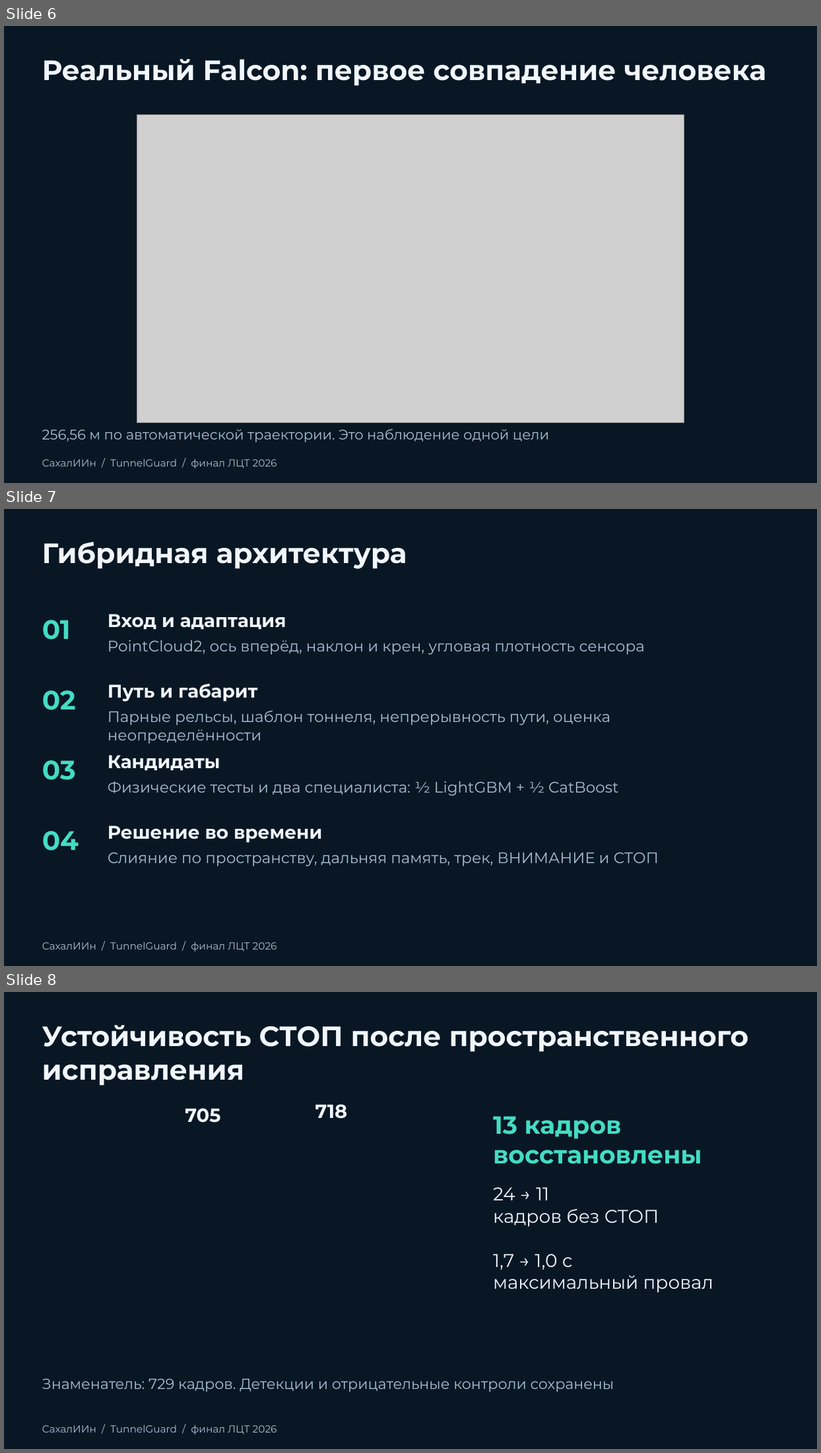
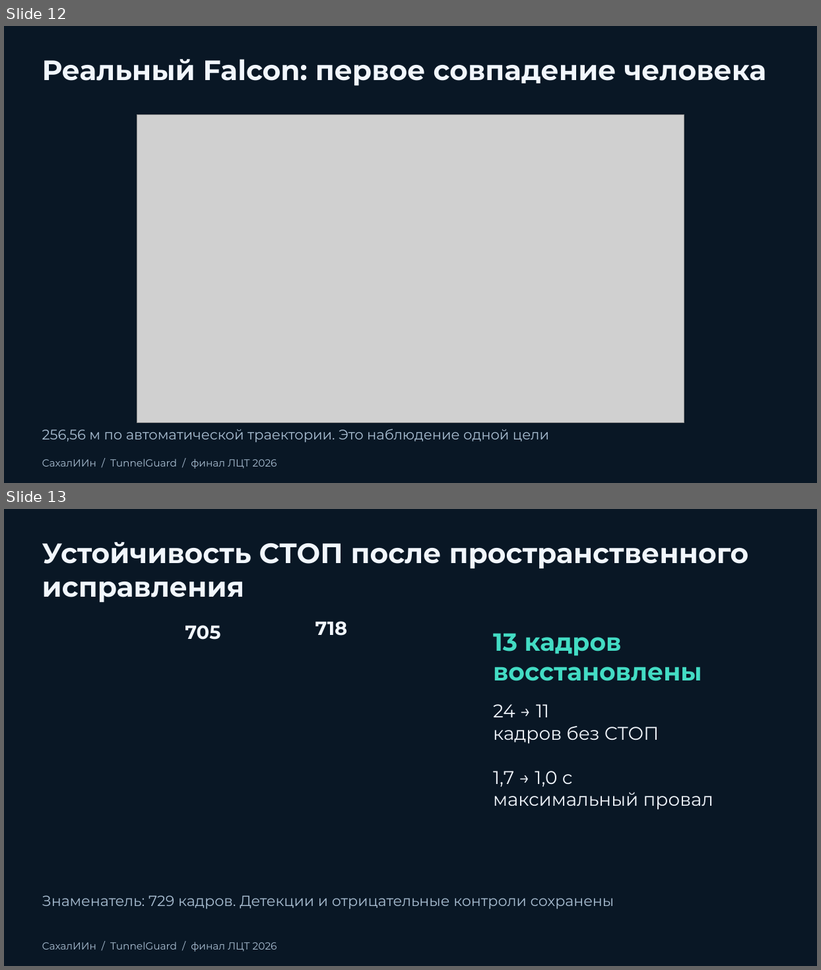
Before and after one commit to EhimenNathan/tunnelguard-lct2026, a slide deck: presentation/finals/СахалИИн_TunnelGuard_ЛЦТ2026_Финал_20261020_Подача.pptx. Shown one above the other, each under a label of ours: slides 6, 7 and 8 before the commit, slides 12 and 13 after it. The pictures are 821x1453 and 821x970 pixels, drawn with LibreOffice and Linux fonts; fonts in the diff are those of the drawing; grey boxes stand for pictures. Boxes give left, top, right and bottom in pixels: in the first picture for what was removed or moved away, otherwise in the second. Text is boxed around its words. In the diff, an @@ line names an element or a change of style, - is before the commit and + after.

```diff
--- a/presentation/finals/СахалИИн_TunnelGuard_ЛЦТ2026_Финал_20261020_Подача.pptx
+++ b/presentation/finals/СахалИИн_TunnelGuard_ЛЦТ2026_Финал_20261020_Подача.pptx
@@ slide 7 removed at (4,509,817,966), background #091725 @@
@@ text removed at (42,542,407,569) @@
-Гибридная архитектура
@@ text removed at (42,620,71,640) @@
-01
@@ text removed at (108,614,286,630) @@
-Вход и адаптация
@@ text removed at (108,640,645,655) @@
-PointCloud2, ось вперёд, наклон и крен, угловая плотность сенсора
@@ text removed at (108,684,258,702) @@
-Путь и габарит
@@ text removed at (42,691,76,710) @@
-02
@@ text removed at (108,710,611,744) @@
-Парные рельсы, шаблон тоннеля, непрерывность пути, оценка неопределённости
@@ text removed at (42,760,76,780) @@
-03
@@ text removed at (108,755,220,771) @@
-Кандидаты
@@ text removed at (108,782,618,796) @@
-Физические тесты и два специалиста: ½ LightGBM + ½ CatBoost
@@ text removed at (42,831,79,851) @@
-04
@@ text removed at (108,826,322,843) @@
-Решение во времени
@@ text removed at (108,852,659,867) @@
-Слияние по пространству, дальняя память, трек, ВНИМАНИЕ и СТОП
@@ text removed at (42,942,277,952) @@
-СахалИИн / TunnelGuard / финал ЛЦТ 2026
@@ what was slide 6 is now slide 12 @@
@@ what was slide 8 is now slide 13 @@
```
Also in this commit, not shown: 6 slides added, 13 other files.
